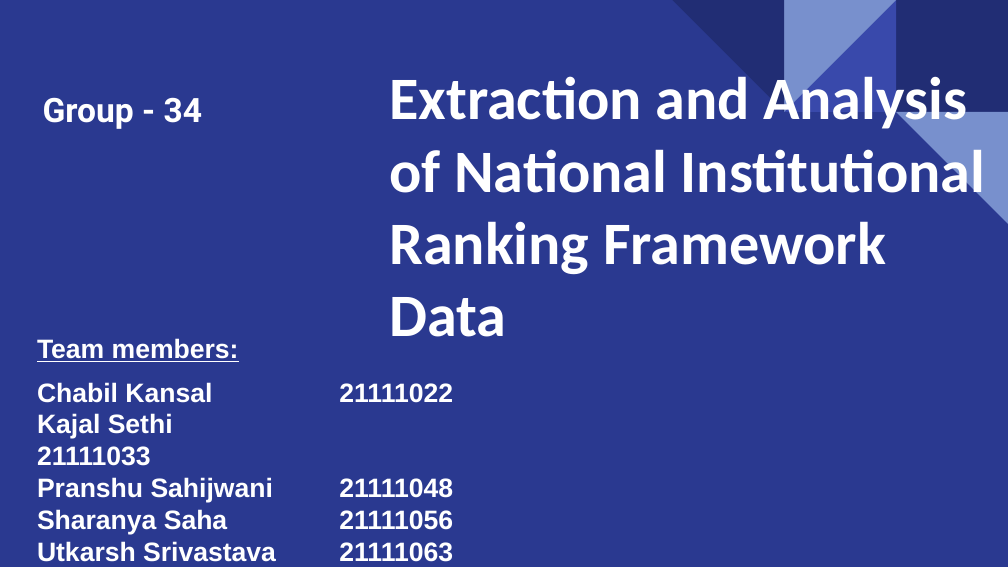
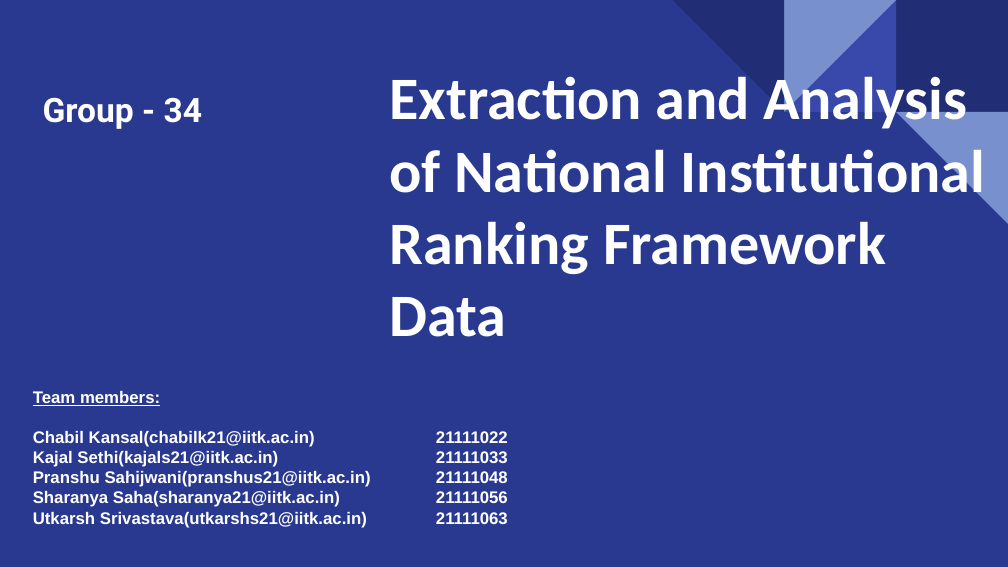
Before and after one commit to pranshu27/NIRF-Data-Analysis, a slide deck: slide 1 of g34-slides.pptx. Drawn at 1008x567 pixels with LibreOffice and Linux fonts; fonts in the diff are those of the drawing. Boxes give left, top, right and bottom in pixels: in the first picture for what was removed or moved away, otherwise in the second. Text is boxed around its words. In the diff, an @@ line names an element or a change of style, - is before the commit and + after.

```diff
--- a/g34-slides.pptx
+++ b/g34-slides.pptx
@@ text "Team members:": place and size @@
-text "Team members:" at bbox=[37, 338, 453, 562]
+text "Team members:" at bbox=[33, 391, 508, 528]
@@ text at bbox=[33, 391, 160, 406]: size 19 to 12 pt in "Team members:" @@
@@ text at bbox=[33, 431, 508, 528]: text changed; size 19 to 12 pt @@
-Chabil Kansal 21111022
-Kajal Sethi 21111033
-Pranshu Sahijwani 21111048
-Sharanya Saha 21111056
-Utkarsh Srivastava 21111063
+Chabil Kansal(chabilk21@iitk.ac.in) 21111022
+Kajal Sethi(kajals21@iitk.ac.in) 21111033
+Pranshu Sahijwani(pranshus21@iitk.ac.in) 21111048
+Sharanya Saha(sharanya21@iitk.ac.in) 21111056
+Utkarsh Srivastava(utkarshs21@iitk.ac.in) 21111063
```
